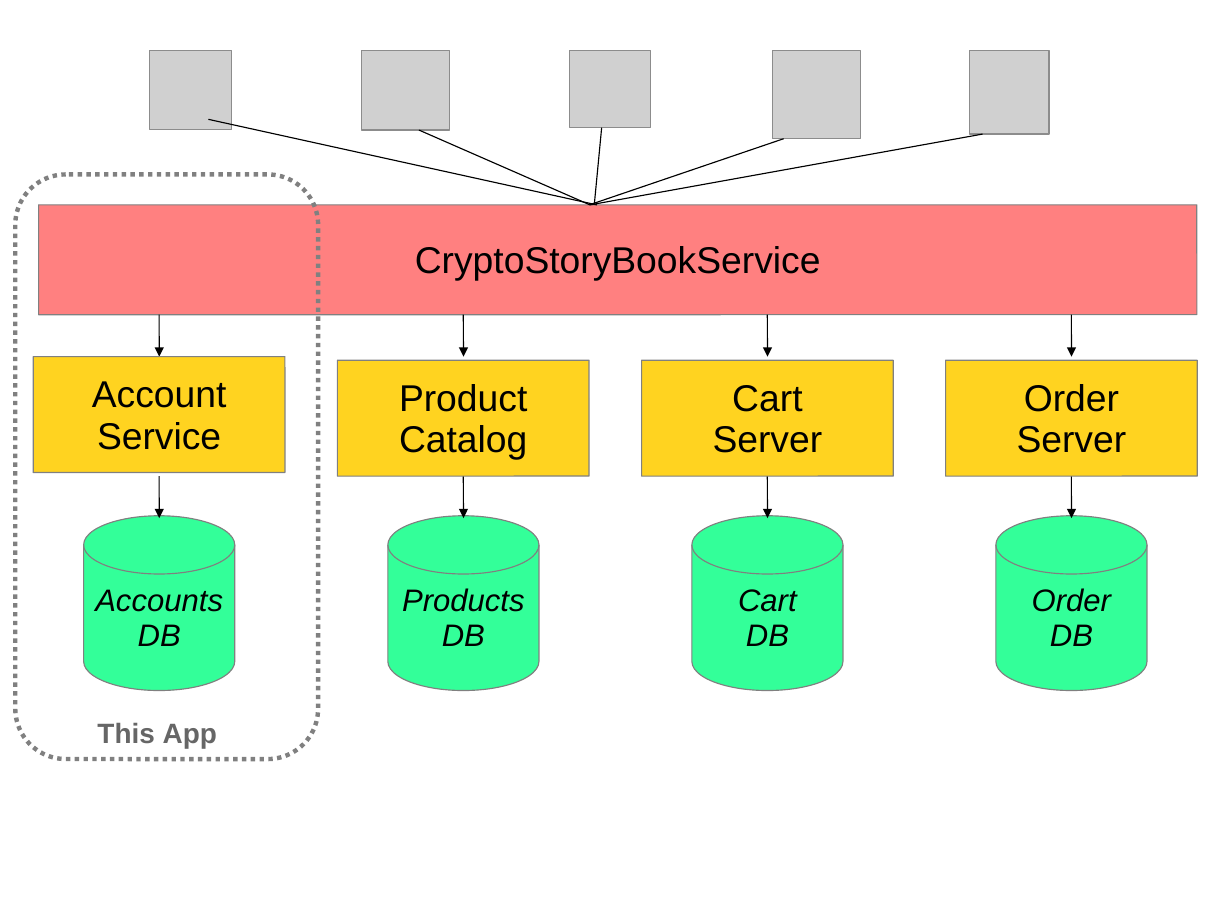
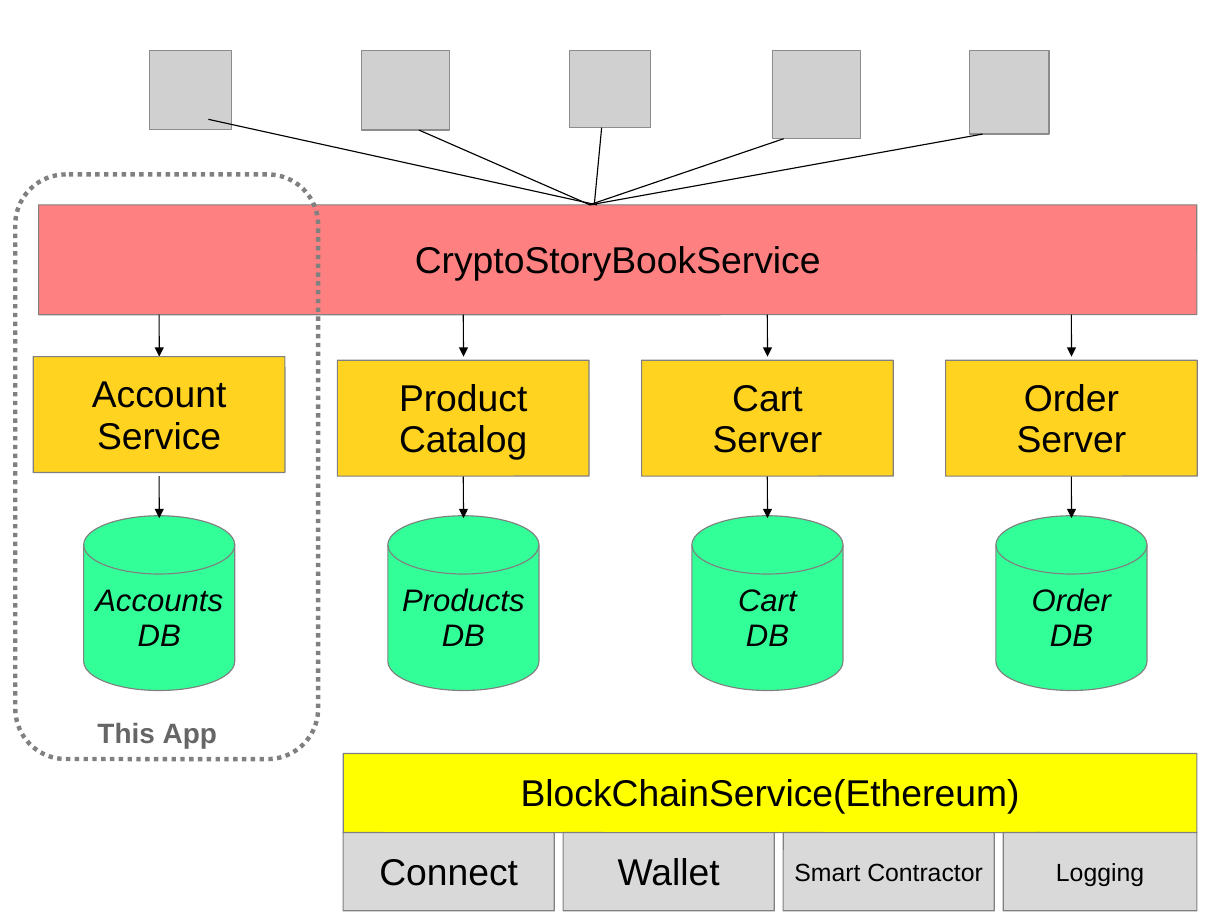
Before and after one commit to yangboz/iStoryBook, a slide deck: slide 1 of MicroServices/diagrams.ppt. Drawn at 1232x924 pixels with LibreOffice and Linux fonts; fonts in the diff are those of the drawing; grey boxes stand for pictures. Boxes give left, top, right and bottom in pixels: in the first picture for what was removed or moved away, otherwise in the second. Text is boxed around its words. In the diff, an @@ line names an element or a change of style, - is before the commit and + after.

```diff
--- a/MicroServices/diagrams.ppt
+++ b/MicroServices/diagrams.ppt
@@ rounded rectangle added at box(343, 754, 1197, 833), fill #FFFF00, outline #808080 0.74 pt, 24 pt, text #000000 @@
+BlockChainService(Ethereum)
@@ rounded rectangle added at box(343, 833, 555, 911), fill #D9D9D9, outline #808080 0.74 pt, 24 pt, text #000000 @@
+Connect
@@ rounded rectangle added at box(563, 833, 775, 911), fill #D9D9D9, outline #808080 0.74 pt, 24 pt, text #000000 @@
+Wallet
@@ rounded rectangle added at box(784, 833, 995, 911), fill #D9D9D9, outline #808080 0.74 pt, 16 pt, text #000000 @@
+Smart Contractor
@@ rounded rectangle added at box(1004, 833, 1197, 911), fill #D9D9D9, outline #808080 0.74 pt, 16 pt, text #000000 @@
+Logging
```
Also in this commit, not shown: 1 other slide changed, 1 other file.
